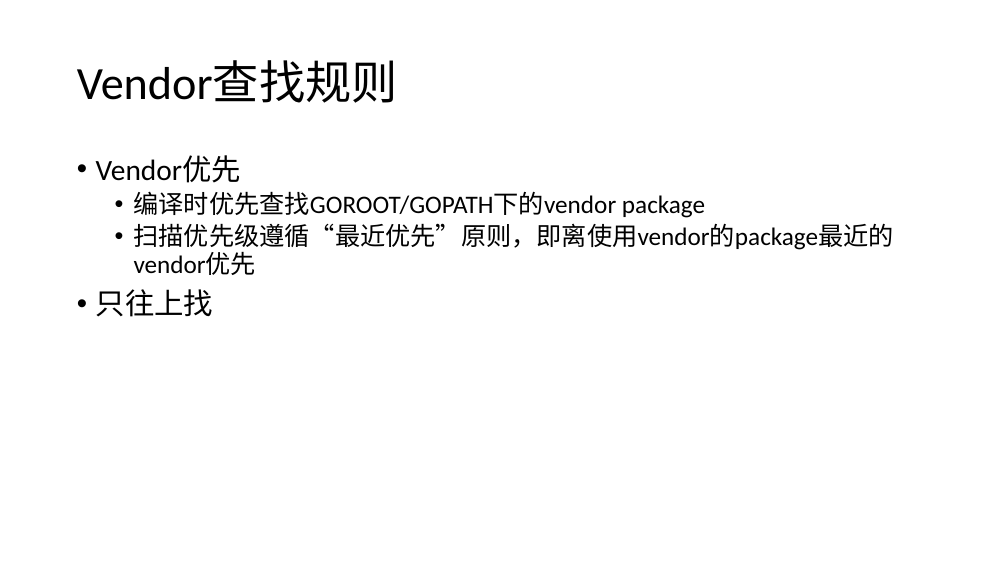
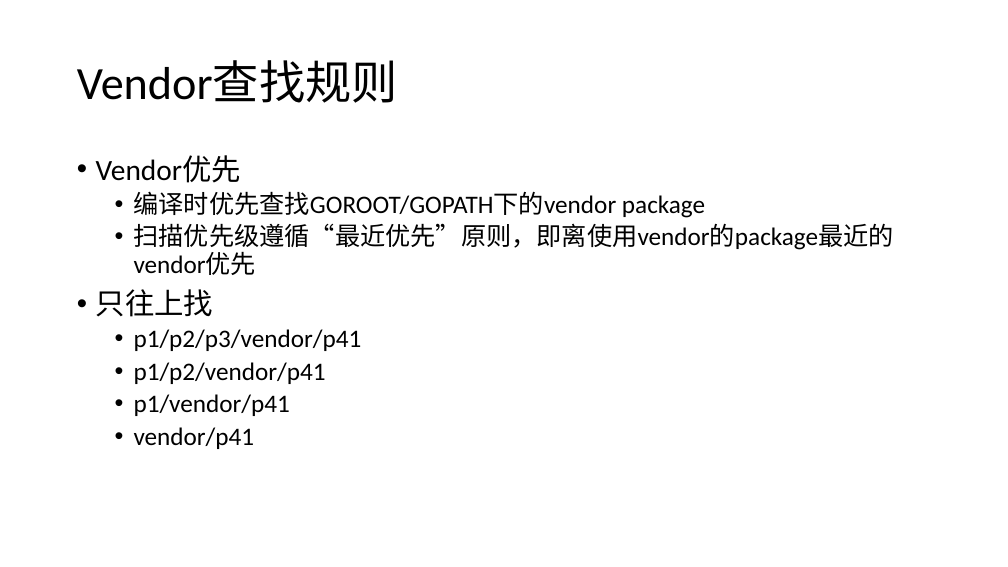
Before and after one commit to yangyuqian/technical-articles, a slide deck: slide 7 of go/series/1.2 Vendoring.pptx (slide 5 before the commit). Drawn at 1008x567 pixels with LibreOffice and Linux fonts; fonts in the diff are those of the drawing. Boxes give left, top, right and bottom in pixels: in the first picture for what was removed or moved away, otherwise in the second. Text is boxed around its words. In the diff, an @@ line names an element or a change of style, - is before the commit and + after.

Commit message:
Slides for 1.2

```diff
--- a/go/series/1.2 Vendoring.pptx
+++ b/go/series/1.2 Vendoring.pptx
@@ text at (134,329,362,449): paragraphs added @@
+  • p1/p2/p3/vendor/p41
+  • p1/p2/vendor/p41
+  • p1/vendor/p41
+  • vendor/p41
```
Also in this commit, not shown: 2 slides added, 9 other files.
